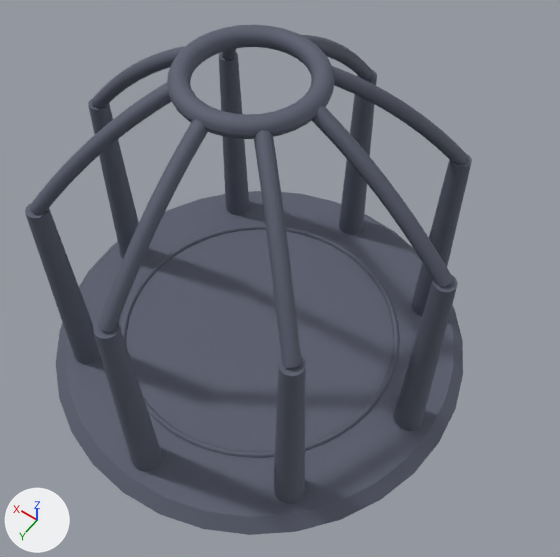
What one commit did to the glTF model public/assets/models/world01-shell.glb.
The view is the same before and after, from a 50 mm lens placed at (-1.33, 1.7, 2.42), pointed at (-0.18, 0.08, -0.13). Lighting does not change. The marker at lower left points along +X, +Y and +Z. The first picture is the older version.

The older version as bpy lines, for what is in view:
```python
me_sm_observatory_shell = bpy.data.meshes.new('SM_Observatory_Shell')
me_sm_observatory_shell.from_pydata(...)  # 2258 vertices, 4352 faces; spans x -1.0..1.0, y -1.0..1.0, z -0.8..0.8
me_sm_observatory_shell.materials.append(mat_mat_obsidianarch_pbr)  # greyish blue #616576
ob_sm_observatory_shell = bpy.data.objects.new('SM_Observatory_Shell', me_sm_observatory_shell)
ob_sm_observatory_shell.location = (0.0, 0.0, 0.0)
```
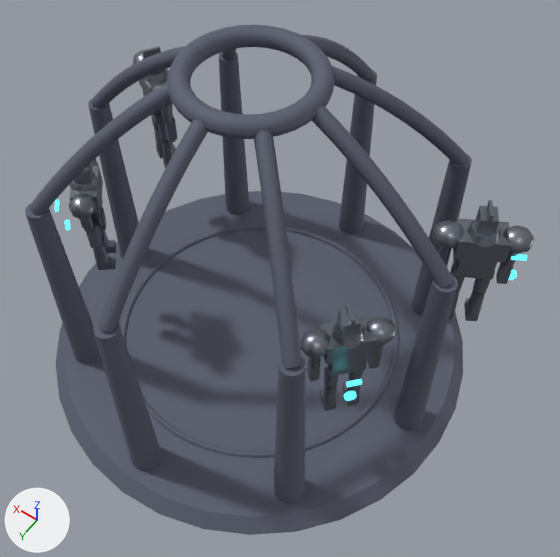
Boxes (x1, y1, x2, y2) around the edits, measured in the pictures (560 x 557 px):
'SM_Guardian_Armors', added
    after: (69, 46, 534, 411)
'SM_Guardian_Cores', added
    after: (54, 200, 527, 401)

The change in detail:
Material 'MAT_GuardianCyanCore_PBR' (mat_mat_guardiancyancore_pbr) is new.
Its base color is (0.05, 0.85, 0.95) (cyan #3fedf9).
Its metallic is 0.1.
Its roughness is 0.15.
Its emission color is (0.15, 0.95, 1.0) (cyan #6cf9ff).
Its emission strength is 1.0.
Material 'MAT_GuardianArmor_PBR' (mat_mat_guardianarmor_pbr) is new.
Its base color is (0.22, 0.24, 0.28) (grey #818690).
Its metallic is 0.88.
Its roughness is 0.35.
Mesh me_sm_guardian_cores is new.
It has 136 vertices, 240 faces and spans x -1.0..1.0, y -0.44..0.44, z -0.11..0.11.
It uses material mat_mat_guardiancyancore_pbr (cyan #3fedf9, glowing cyan #6cf9ff).
Mesh me_sm_guardian_armors is new.
It has 1408 vertices, 2432 faces and spans x -1.0..1.0, y -0.46..0.46, z -0.33..0.33.
It uses material mat_mat_guardianarmor_pbr (grey #818690).
Object 'SM_Guardian_Cores' (ob_sm_guardian_cores) is new; it shows me_sm_guardian_cores.
Its location is (0.0, 0.0, 0.0).
Object 'SM_Guardian_Armors' (ob_sm_guardian_armors) is new; it shows me_sm_guardian_armors.
Its location is (0.0, 0.0, 0.0).
